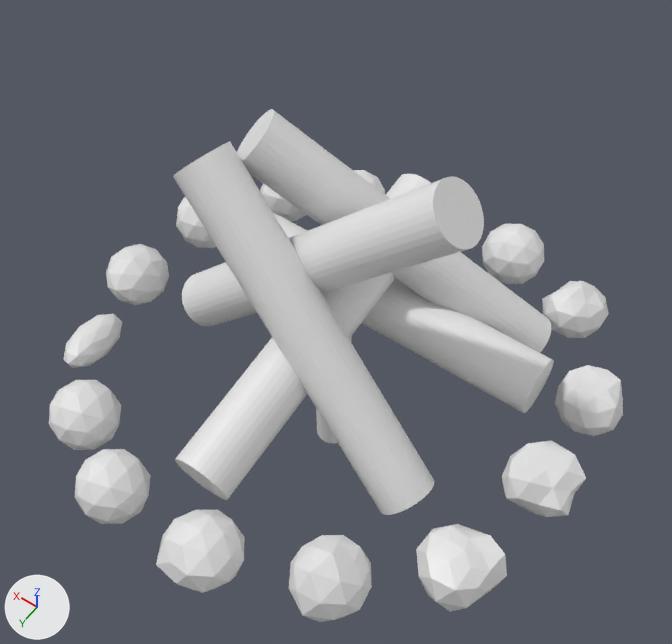
What one commit did to the Blender file What is home/Assets/Models/Campfire.blend.
Rendered twice from a camera (50 mm lens) standing at (-1.19, 1.57, 2.53) and looking at (0.21, -0.38, -0.55). The axes (+X, +Y, +Z) are drawn at lower left. The lights are the same throughout.
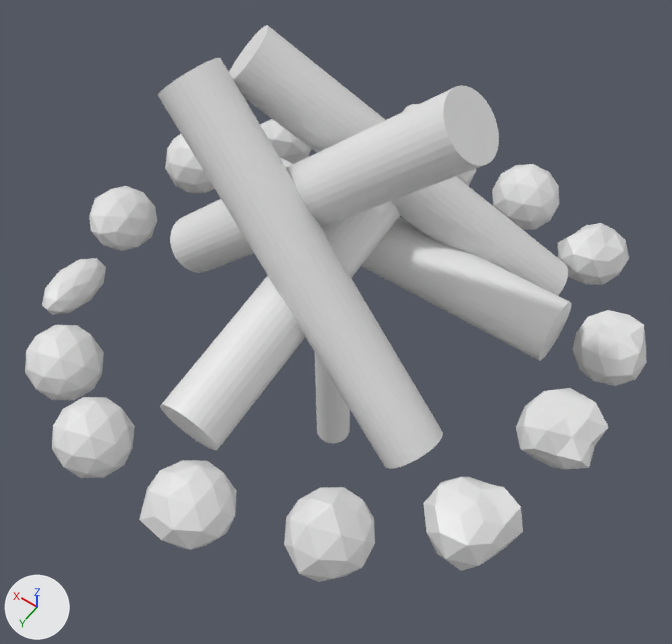
Boxes [x1, y1, x2, y2] around the edits, measured in the pictures (672 x 644 px; the box of a moved part takes in the faces that stretch with it):
'Cylinder.003', reshaped, moved (63% wider, 37% taller): before [173, 109, 554, 515]; after [25, 25, 647, 582]
'Icosphere.012', deleted: before [49, 170, 623, 622]
part 1 of me_cylinder_007, moved or reshaped: before [173, 142, 434, 515]; after [158, 58, 443, 469]
part 2 of me_cylinder_007, moved or reshaped: before [237, 109, 551, 353]; after [229, 25, 568, 296]
part 3 of me_cylinder_007, moved or reshaped: before [273, 213, 554, 413]; after [280, 158, 572, 361]
part 4 of me_cylinder_007, moved or reshaped: before [182, 176, 484, 326]; after [170, 85, 499, 273]
part 5 of me_cylinder_007, moved or reshaped: before [175, 173, 431, 500]; after [160, 104, 418, 450]
part 6 of me_cylinder_007, added: after [492, 164, 559, 230]
part 7 of me_cylinder_007, added: after [165, 134, 214, 193]
part 8 of me_cylinder_007, added: after [25, 325, 104, 400]
part 9 of me_cylinder_007, added: after [52, 397, 135, 478]
part 10 of me_cylinder_007, added: after [139, 119, 647, 582]
part 11 of me_cylinder_007, added: after [42, 186, 157, 314]
'Cylinder.001', unchanged, uncovered by the edit: before [316, 336, 352, 443]; after [315, 353, 350, 443]

Patch to the scene script:
```diff
--- a/What is home/Assets/Models/Campfire.blend.py
+++ b/What is home/Assets/Models/Campfire.blend.py
@@ me_cylinder_007 @@
 # used by ob_cylinder_003; location = (-0.034, 0.109, 0.084); rotation_euler = (-0.0898, -0.856, -3.236), in degrees (-5.1, -49, -185); scale = (0.107, 0.107, 0.659)
-me_cylinder_007.from_pydata(...)  # 320 vertices, 170 faces; spans x -6.81..6.16, y -5.2..8.41, z -1.01..1.04
+me_cylinder_007.from_pydata(...)  # 950 vertices, 1370 faces; spans x -6.11..9.27, y -8.99..10.0, z -1.13..1.37
+# me_cylinder_007 part 1: the loose piece of 64 vertices spanning x -1.0..1.0, y -1.0..1.0, z -1.0..1.0 is moved by (3.11, -1.18, 0.33)
+# me_cylinder_007 part 2: the loose piece of 64 vertices spanning x -1.06..1.22, y 0.94..8.41, z -0.88..1.04 is moved by (3.11, -1.18, 0.33)
+# me_cylinder_007 part 3: the loose piece of 64 vertices spanning x -6.81..2.77, y 2.2..6.17, z -1.01..0.68 is moved by (3.11, -1.18, 0.33)
+# me_cylinder_007 part 4: the loose piece of 64 vertices spanning x -6.36..6.16, y -0.64..3.63, z 0.05..0.5 is moved by (3.11, -1.18, 0.33)
+# me_cylinder_007 part 5: the loose piece of 64 vertices spanning x -2.49..0.44, y -5.2..7.23, z -0.47..0.39 is moved by (3.11, -1.18, 0.33)
+# me_cylinder_007 part 6: a new loose piece, an icosphere of 80 faces spanning x 0.52..2.81, y 7.63..10.0, z -0.25..0.12
+# me_cylinder_007 part 7: a new loose piece, an icosphere of 80 faces spanning x -6.11..-3.82, y 0.64..3.0, z 0.88..1.25
+# me_cylinder_007 part 8: a new loose piece, an icosphere of 80 faces spanning x -3.84..-1.55, y -8.03..-5.66, z 0.33..0.7
+# me_cylinder_007 part 9: a new loose piece, an icosphere of 80 faces spanning x -2.05..0.24, y -8.99..-6.62, z -0.02..0.35
+# me_cylinder_007 part 10: 378 vertices added at x -5.12..6.9, y -8.47..9.57, z -1.13..1.07
+# me_cylinder_007 part 11: 84 vertices added at x -5.9..-3.29, y -6.15..-0.57, z 0.71..1.17
@@ ob_icosphere_012 @@
-ob_icosphere_012 = bpy.data.objects.new('Icosphere.012', me_icosphere_012)
-ob_icosphere_012.location = (-0.022, -0.046, -0.269)
-ob_icosphere_012.scale = (0.128, 0.128, 0.128)
@@ ob_cylinder_003 @@
 ob_cylinder_003 = bpy.data.objects.new('Cylinder.003', me_cylinder_007)
-ob_cylinder_003.location = (-0.034, 0.109, 0.084)
+ob_cylinder_003.location = (0.0, 0.0, 0.0)
 ob_cylinder_003.rotation_euler = (-0.0898, -0.856, -3.236)  # degrees (-5.1, -49, -185)
```
